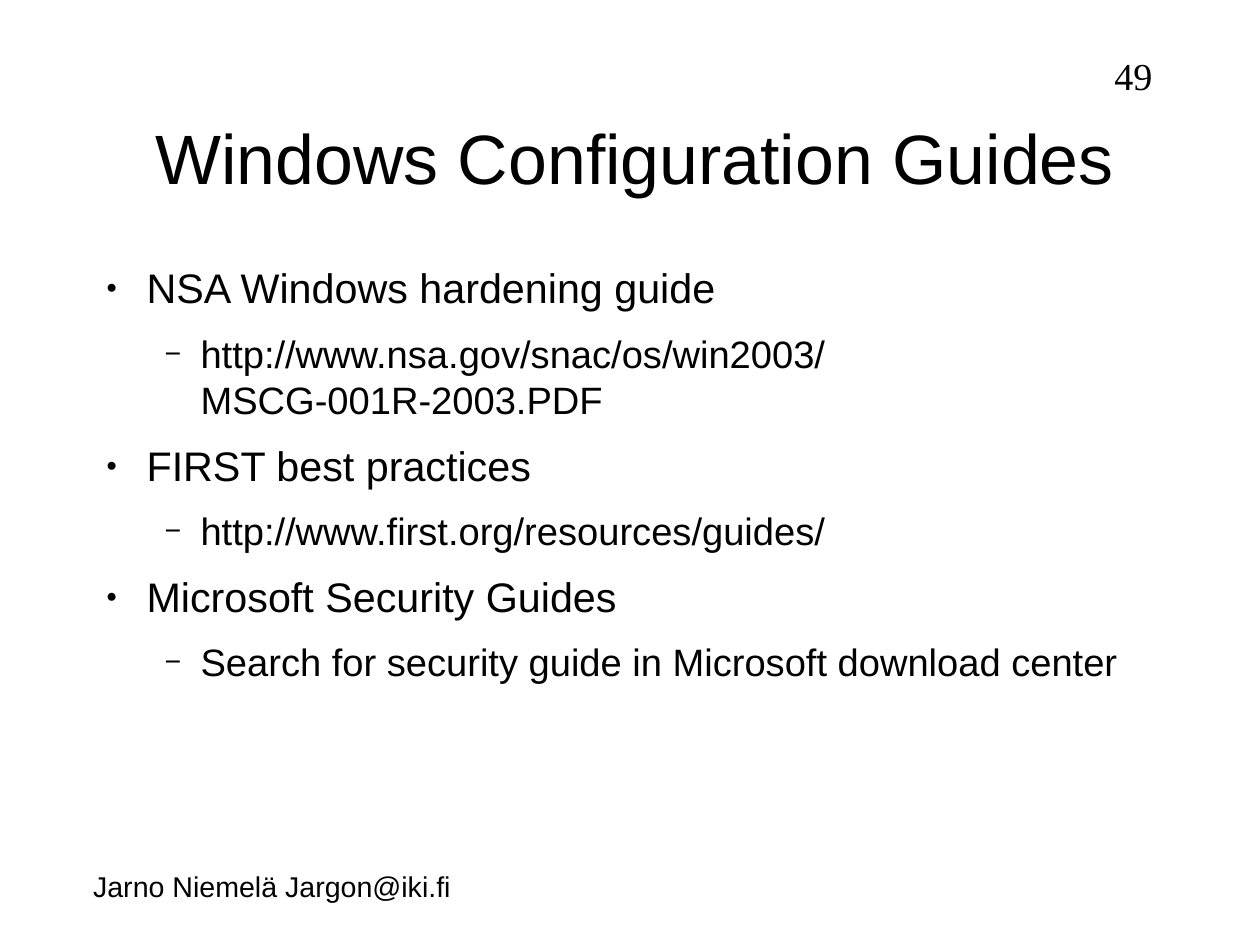
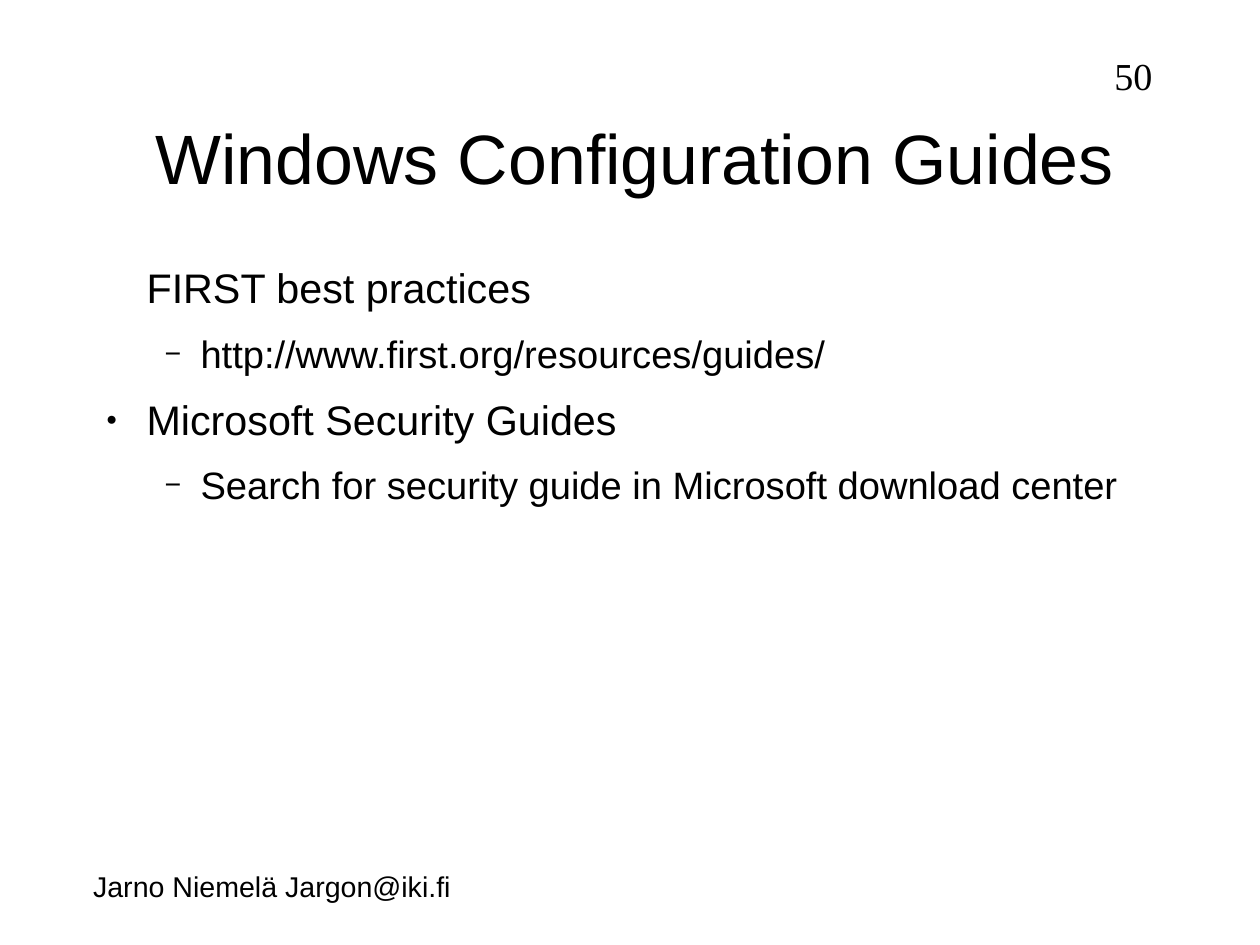
Before and after one commit to jarno-niemela/corporate_cyber_defence, a slide deck: slide 50 of Host security/Host security.odp (slide 49 before the commit). Drawn at 1260x945 pixels with LibreOffice and Linux fonts; fonts in the diff are those of the drawing; background and template pictures are left out. Boxes give left, top, right and bottom in pixels: in the first picture for what was removed or moved away, otherwise in the second. Text is boxed around its words. In the diff, an @@ line names an element or a change of style, - is before the commit and + after.

```diff
--- a/Host security/Host security.odp
+++ b/Host security/Host security.odp
@@ page number at (1114, 64, 1152, 91): text changed @@
-49
+50
@@ text at (147, 273, 825, 415): paragraphs removed @@
-● NSA Windows hardening guide
-  − http://www.nsa.gov/snac/os/win2003/MSCG-001R-2003.PDF
@@ text at (147, 273, 531, 312): bullet ● to none @@
```
Also in this commit, not shown: 13 other slides changed, 8 slides added, 4 slides removed.
